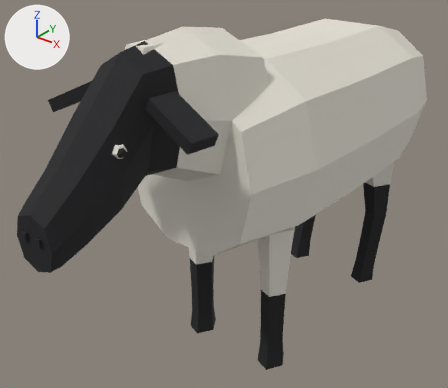
An edit to the glTF model site/models/GN_Sheep_faceted_01.glb, drawn before and after from the same camera.
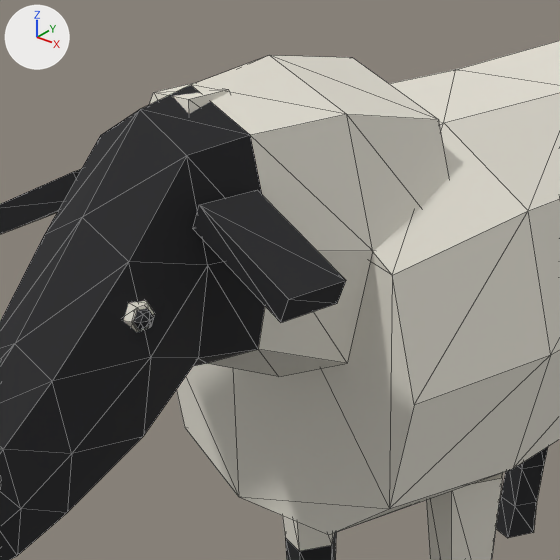
Each version appears first whole from a 50 mm camera at (0.807, -1.302, 1.087) aimed at (-0.06, -0.219, 0.415), and next in a close-up on the part from 12% to 72% of the width and 0% to 69% of the height. Arrows for +X, +Y and +Z are at upper left; the lights stay in place. The first two pictures are the older version. The close-ups show mesh edges as thin lines. Vertices at exactly the same position are counted once.

In view in the first close-up: 'GN_Sheep_faceted'.
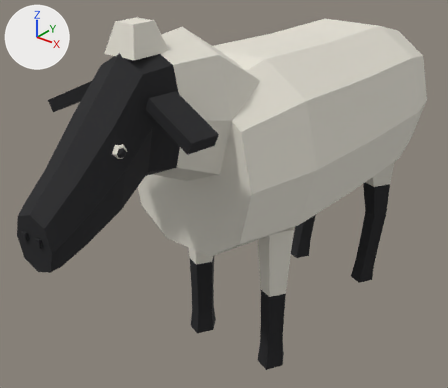
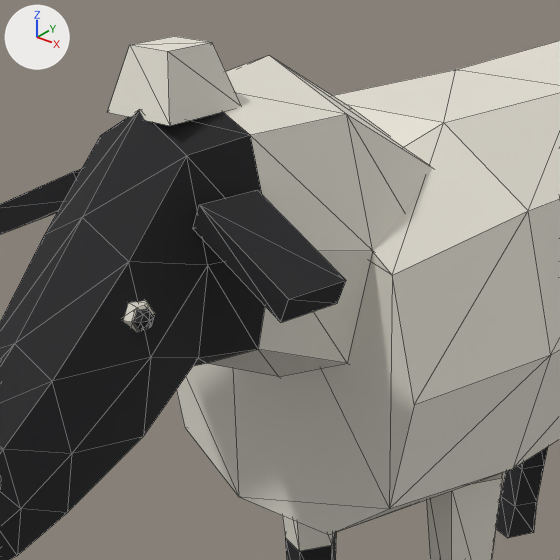
Boxes (x1, y1, x2, y2) around the edits, measured in the close-ups (560 x 560 px; the box of a moved part takes in the faces that stretch with it):
'GN_Sheep_faceted', reshaped: before (0, 41, 560, 560); after (0, 36, 560, 560)
part 1 of me_gn_sheep_faceted, moved or reshaped: before (149, 83, 230, 114); after (108, 36, 240, 126)
part 2 of me_gn_sheep_faceted, moved or reshaped: before (270, 55, 449, 251); after (272, 57, 432, 251)

What the commit changed:
me_gn_sheep_faceted is used by ob_gn_sheep_faceted; location (0.0, 0.0, 0.0).
Before the commit, vertices of me_gn_sheep_faceted: 50 (0.14, -0.3, 0.66), 51 (0.105, -0.3, 0.795) at pixel (438, 119), 52 (0.0, -0.3, 0.84) at pixel (352, 57), 53 (-0.105, -0.3, 0.795), 54 (-0.14, -0.3, 0.66).
Before the commit, vertices of me_gn_sheep_faceted: 55 (-0.105, -0.3, 0.525), 56 (0.0, -0.3, 0.48), 57 (0.105, -0.3, 0.525).
me_gn_sheep_faceted had 400 vertices, 736 faces and spanned x -0.22..0.22, y -0.806..0.5, z 0.0..0.86.
me_gn_sheep_faceted now has 400 vertices, 736 faces and spans x -0.22..0.22, y -0.806..0.5, z 0.0..0.887.
me_gn_sheep_faceted part 1: the loose piece of 8 vertices spanning x -0.035..0.035, y -0.56..-0.48, z 0.795..0.845 is scaled about its middle by (1.07, 1.06, 1.1), then moved by (0.0, -0.02, 0.04).
Part 2, on me_gn_sheep_faceted:
Vertices 50 to 57 of me_gn_sheep_faceted move by (0.0, 0.0, -0.05).
